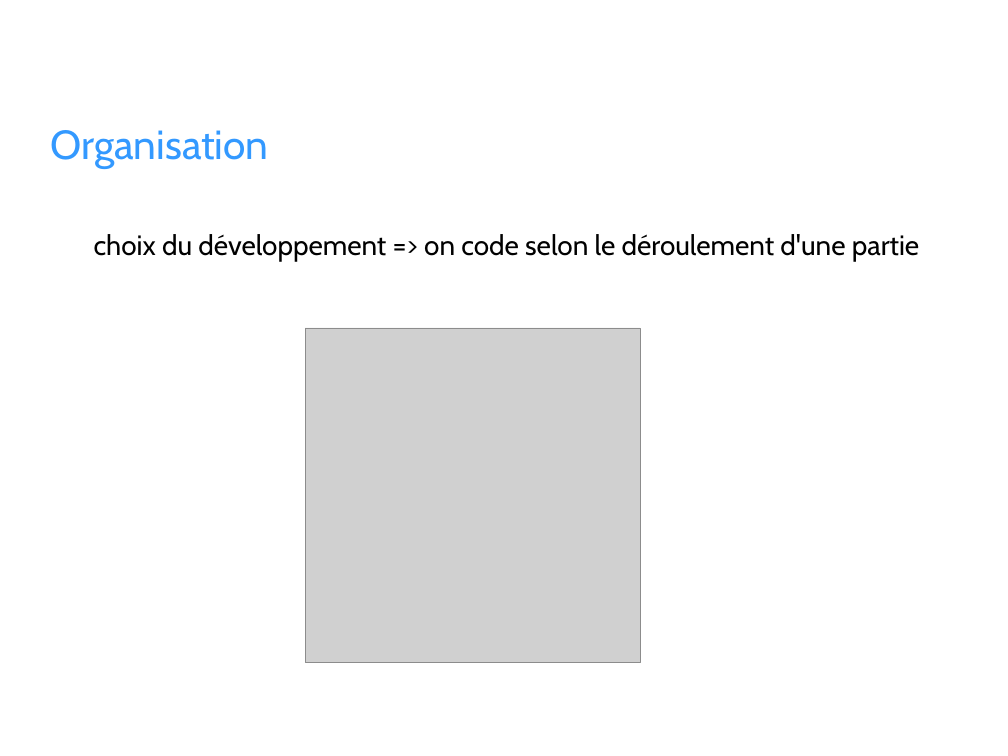
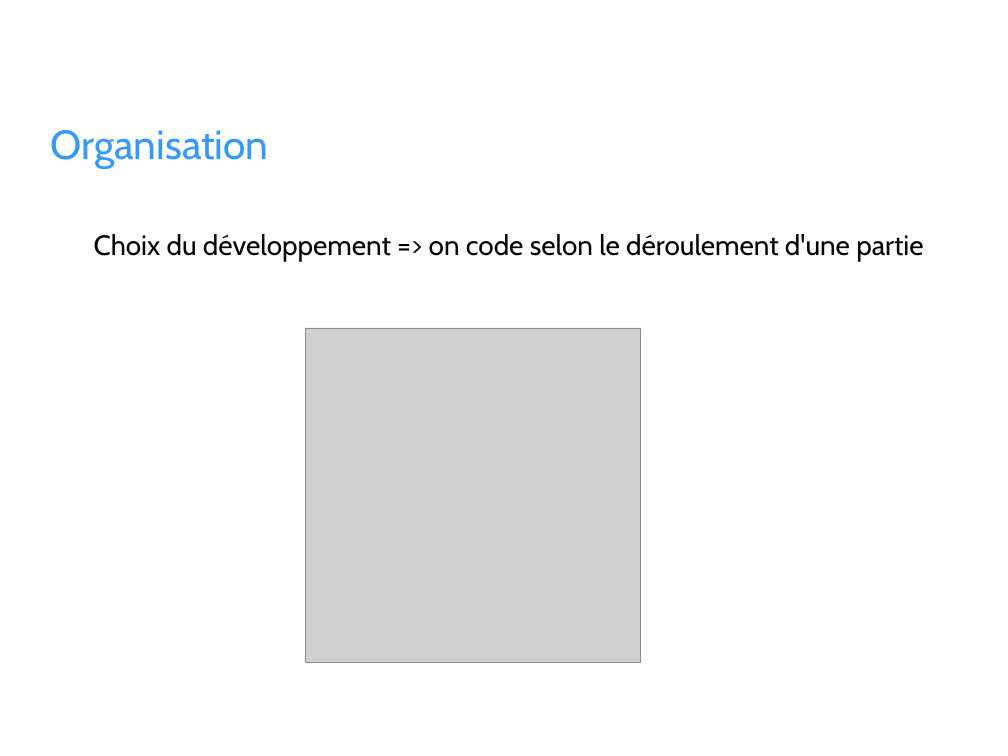
Before and after one commit to Eliroas/Bataille_navale, a slide deck: slide 9 of Soutenance/Presentation.odp. Drawn at 1008x756 pixels with LibreOffice and Linux fonts; fonts in the diff are those of the drawing; grey boxes stand for pictures; background and template pictures are left out. Boxes give left, top, right and bottom in pixels: in the first picture for what was removed or moved away, otherwise in the second. Text is boxed around its words. In the diff, an @@ line names an element or a change of style, - is before the commit and + after.

```diff
--- a/Soutenance/Presentation.odp
+++ b/Soutenance/Presentation.odp
@@ text at <box>94,234,923,261</box>: text changed @@
-choix du développement => on code selon le déroulement d'une partie
+Choix du développement => on code selon le déroulement d'une partie
```
Also in this commit, not shown: 3 other slides changed, 1 other file.
